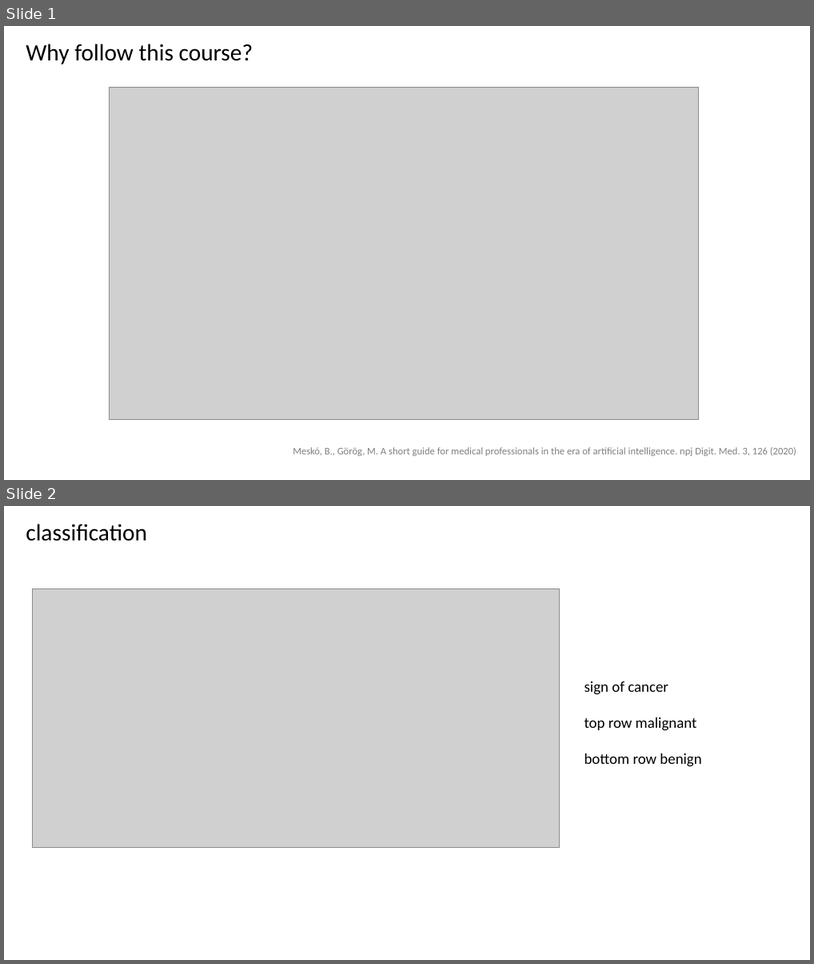
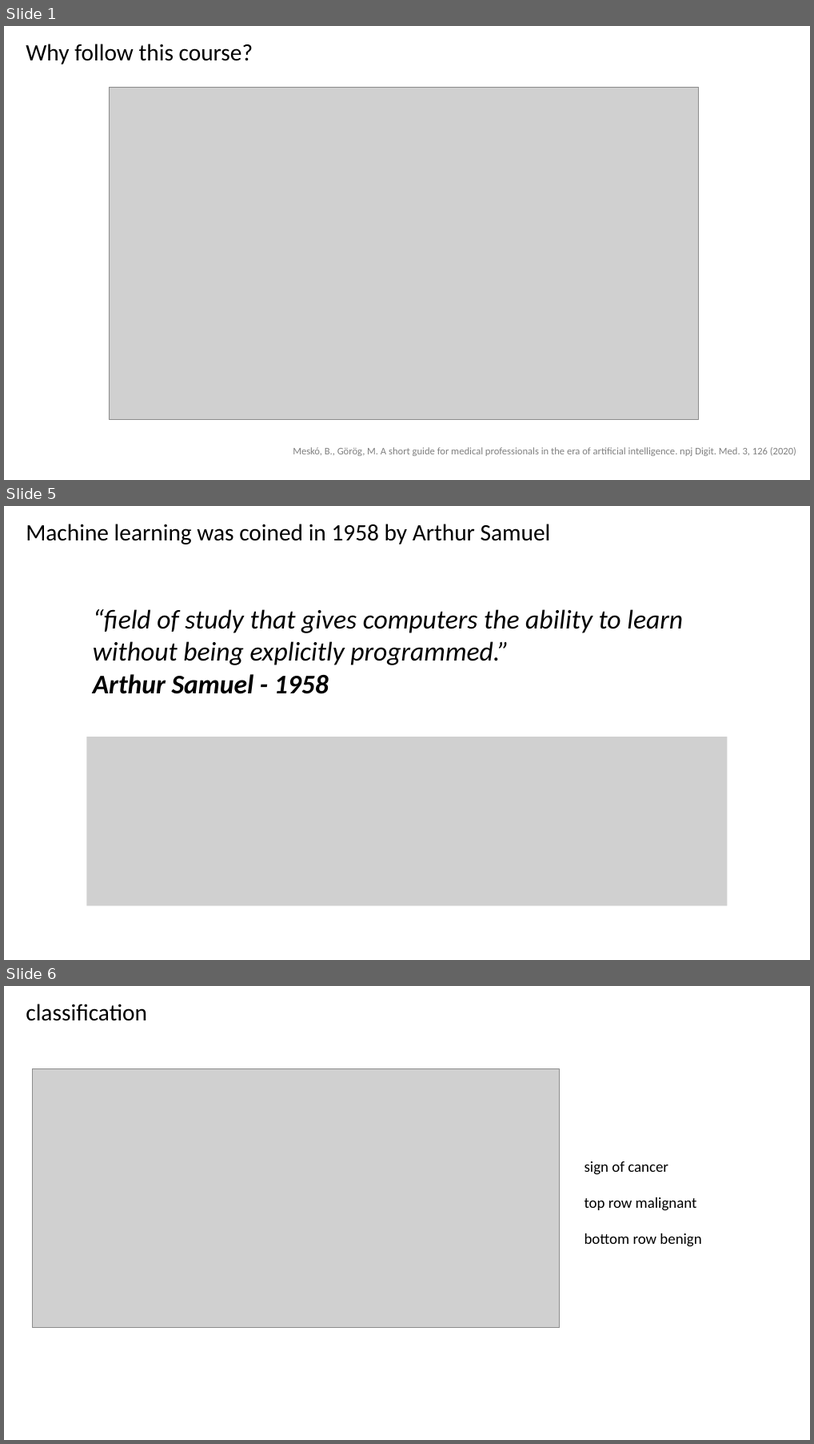
Before and after one commit to compomics/ML-course-VIB-2024, a slide deck: slides/1_introduction.pptx. Shown one above the other, each under a label of ours: slides 1 and 2 before the commit, slides 1, 5 and 6 after it; the slides between them are not shown. The pictures are 814x964 and 814x1444 pixels, drawn with LibreOffice and Linux fonts; fonts in the diff are those of the drawing; grey boxes stand for pictures. Boxes give left, top, right and bottom in pixels: in the first picture for what was removed or moved away, otherwise in the second. Text is boxed around its words. In the diff, an @@ line names an element or a change of style, - is before the commit and + after.

```diff
--- a/slides/1_introduction.pptx
+++ b/slides/1_introduction.pptx
@@ slide 5 added at box(4, 506, 810, 960), background #FFFFFF @@
@@ text added at box(26, 524, 551, 544), 28 pt, text #000000 @@
+Machine learning was coined in 1958 by Arthur Samuel
@@ text added at box(93, 609, 683, 694), 32 pt, text #000000, italic @@
+“field of study that gives computers the ability to learn without being explicitly programmed.”
+Arthur Samuel - 1958
@@ picture added at box(87, 736, 728, 905) @@
@@ what was slide 2 is now slide 6 @@
```
Also in this commit, not shown: 3 other slides added.
